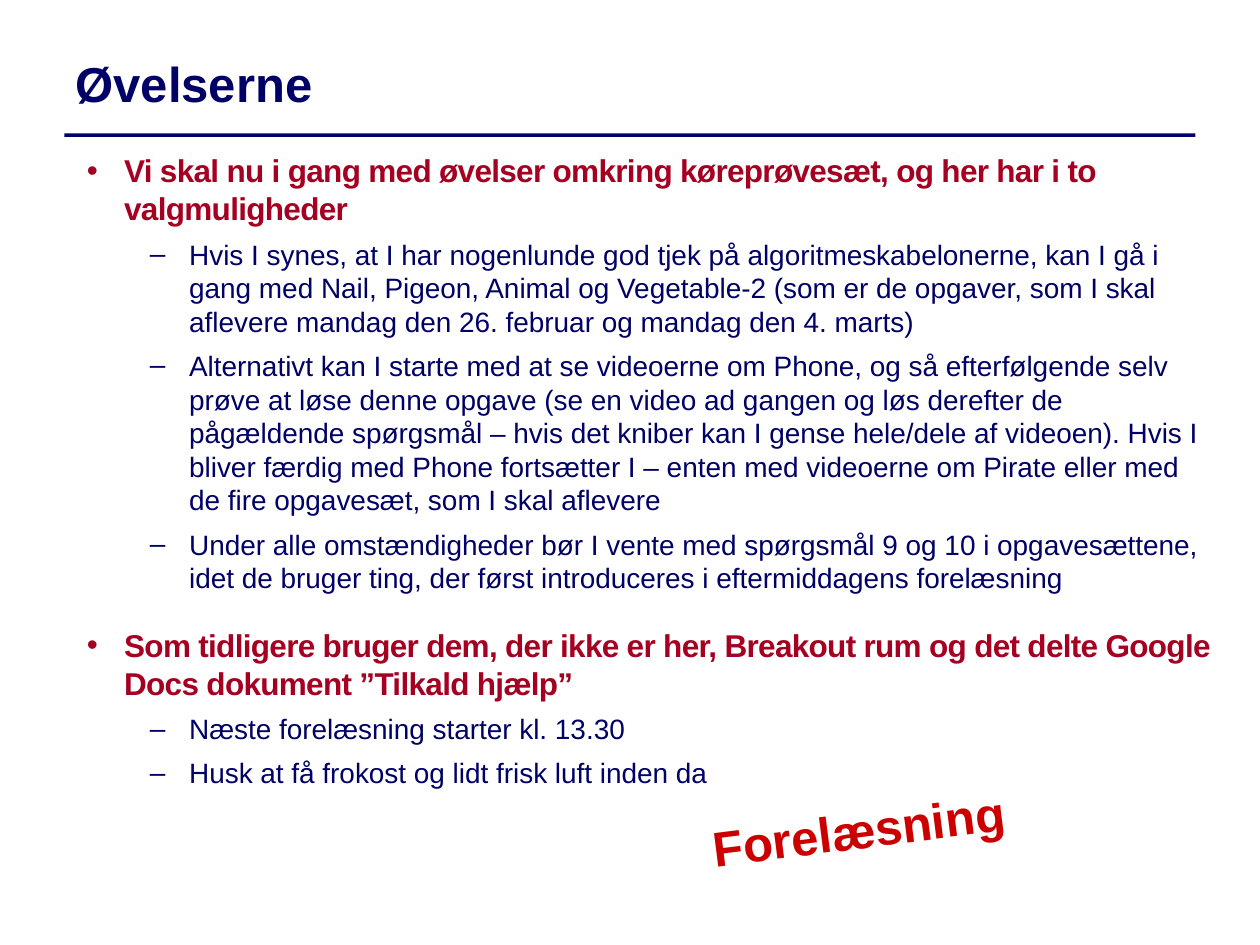
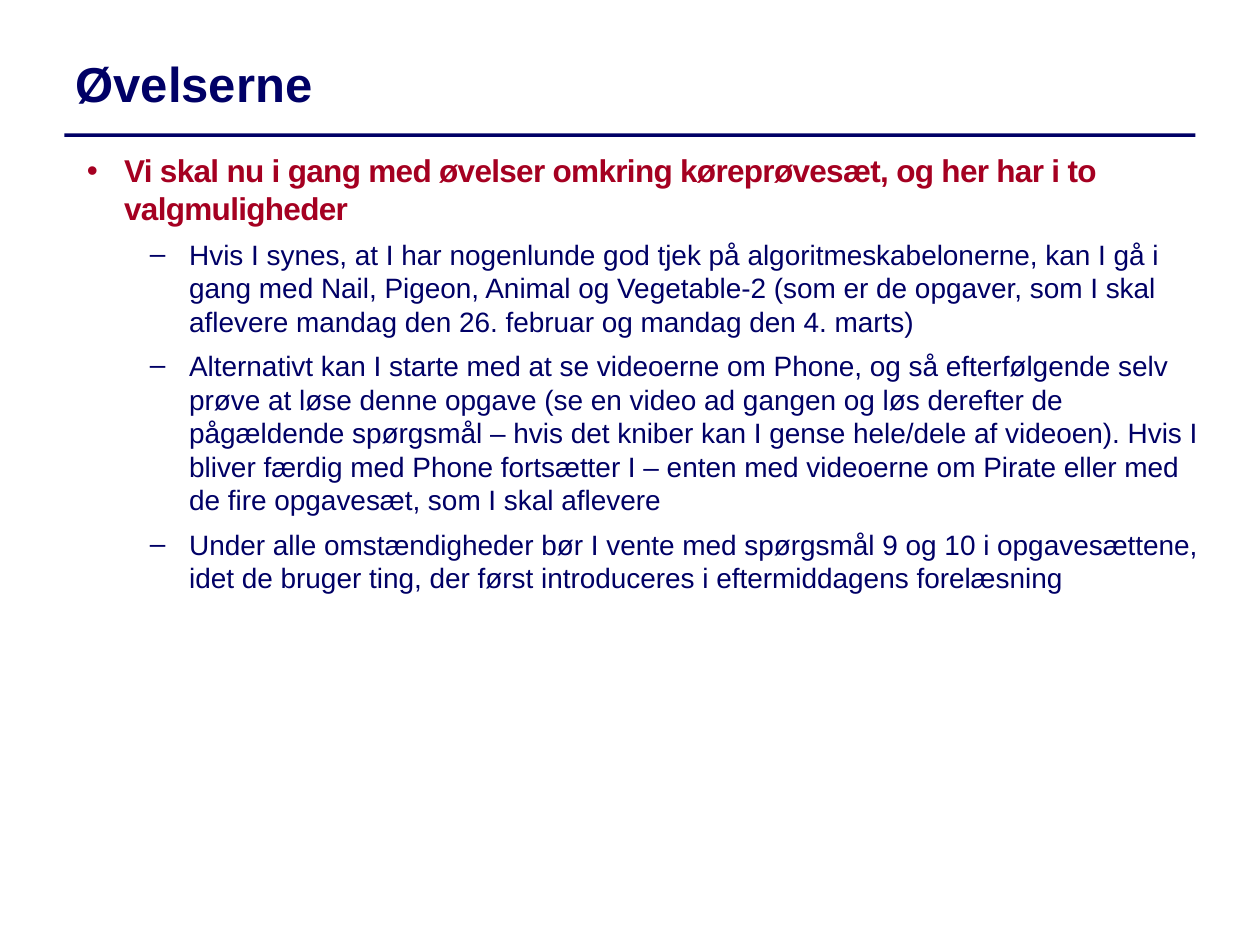
Before and after one commit to IntProgAU/Materiale, a slide deck: slide 4 of web/g24/status/Status4.pptx. Drawn at 1260x945 pixels with LibreOffice and Linux fonts; fonts in the diff are those of the drawing. Boxes give left, top, right and bottom in pixels: in the first picture for what was removed or moved away, otherwise in the second. Text is boxed around its words. In the diff, an @@ line names an element or a change of style, - is before the commit and + after.

```diff
--- a/web/g24/status/Status4.pptx
+++ b/web/g24/status/Status4.pptx
@@ text at (x1=124, y1=634, x2=1211, y2=789): paragraphs removed @@
-  • Som tidligere bruger dem, der ikke er her, Breakout rum og det delte Google Docs dokument ”Tilkald hjælp”
-  – Næste forelæsning starter kl. 13.30
-  – Husk at få frokost og lidt frisk luft inden da
@@ text removed at (x1=630, y1=766, x2=1088, y2=894) @@
-Forelæsning
```
Also in this commit, not shown: 2 other slides changed, 1 slide added.
